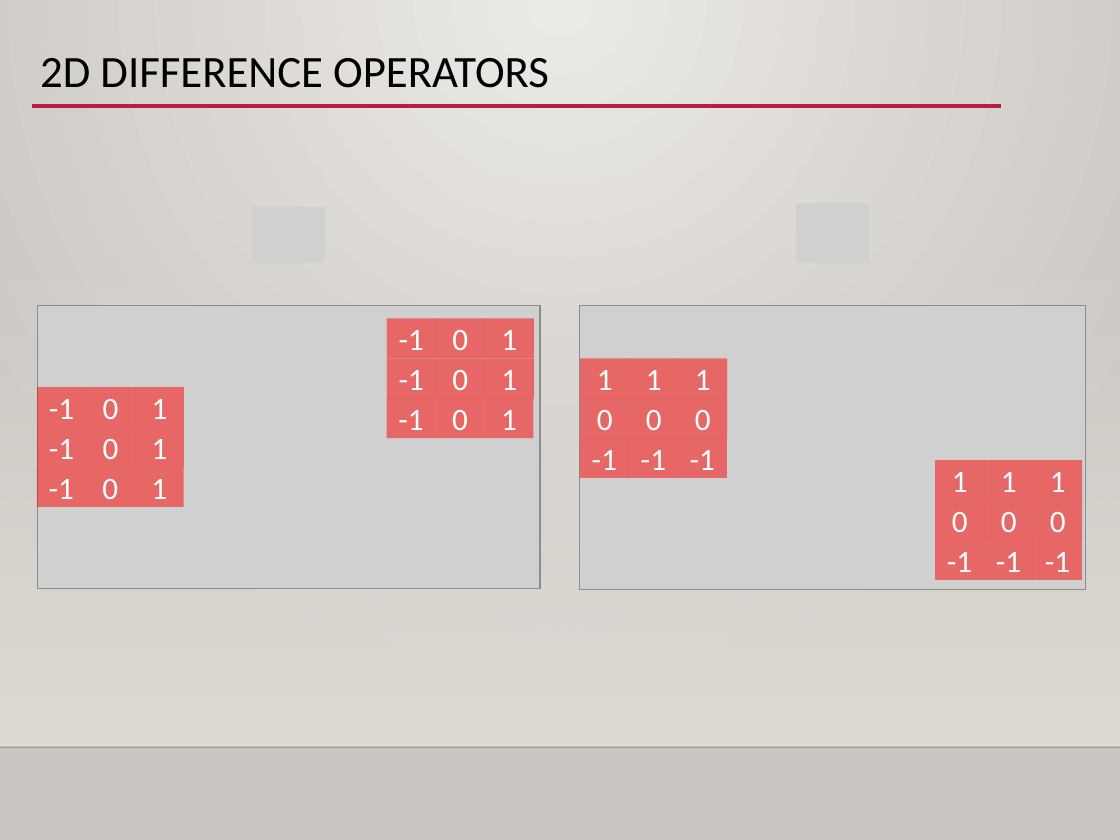
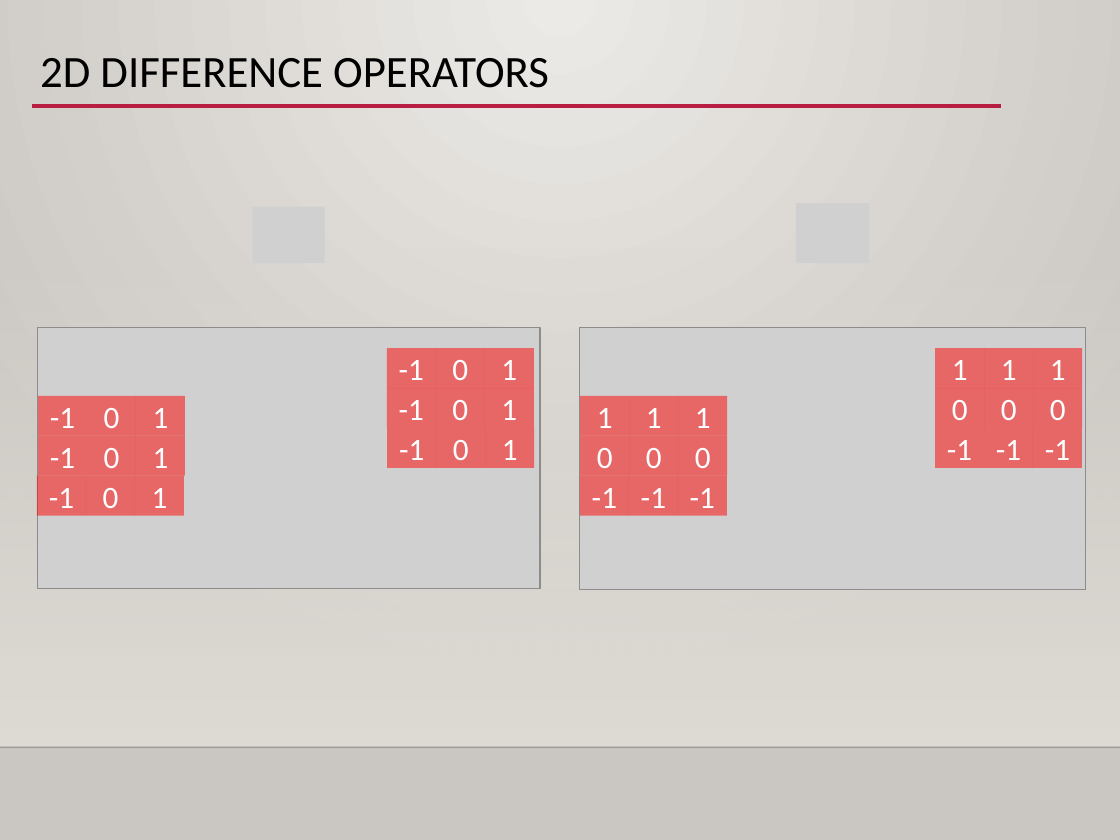
Before and after one commit to jelee2498/SDS, a slide deck: slide 4 of Day2/ex2-1_edge_detection/ex2-1_edge_detection.pptx. Drawn at 1120x840 pixels with LibreOffice and Linux fonts; fonts in the diff are those of the drawing; grey boxes stand for pictures; background and template pictures are left out. Boxes give left, top, right and bottom in pixels: in the first picture for what was removed or moved away, otherwise in the second. Text is boxed around its words. In the diff, an @@ line names an element or a change of style, - is before the commit and + after.

```diff
--- a/Day2/ex2-1_edge_detection/ex2-1_edge_detection.pptx
+++ b/Day2/ex2-1_edge_detection/ex2-1_edge_detection.pptx
@@ picture resized from (x1=37, y1=306, x2=540, y2=588) to (x1=37, y1=328, x2=540, y2=589) @@
@@ picture resized from (x1=580, y1=306, x2=1085, y2=590) to (x1=580, y1=328, x2=1085, y2=590) @@
@@ 5 texts, 4 rectangles moved together from (x1=935, y1=460, x2=1083, y2=580) to (x1=935, y1=348, x2=1083, y2=468) @@
@@ 5 texts, 4 rectangles moved together from (x1=386, y1=318, x2=534, y2=439) to (x1=386, y1=348, x2=534, y2=468) @@
@@ 2 rectangles, 1 text moved together from (x1=37, y1=388, x2=185, y2=428) to (x1=38, y1=395, x2=185, y2=436) @@
@@ 4 texts, 2 rectangles moved together from (x1=37, y1=439, x2=184, y2=507) to (x1=37, y1=448, x2=184, y2=516) @@
@@ 4 texts, 2 rectangles moved together from (x1=580, y1=358, x2=727, y2=430) to (x1=580, y1=395, x2=727, y2=468) @@
@@ 2 rectangles, 1 text moved together from (x1=580, y1=438, x2=727, y2=478) to (x1=580, y1=476, x2=727, y2=516) @@
```
Also in this commit, not shown: 14 other slides changed, 7 slides added, 1 slide removed, 12 other files.
